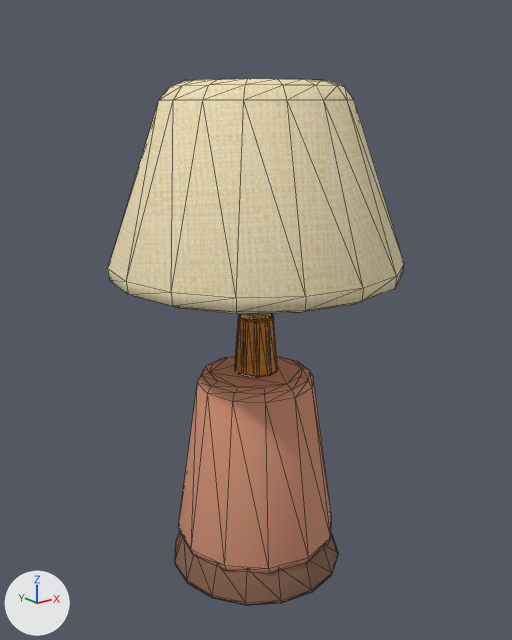
Renders of the glTF model public/models/furniture/table-lamp.glb from each side of a commit.
Rendered twice from a 50 mm lens placed at (-0.413, -0.516, 0.469), pointed at (0.001, 0.001, 0.263). The lights are fixed; the arrows at lower left show +X, +Y and +Z. The older version comes first. Mesh edges are drawn as thin lines. Vertices at exactly the same position are counted once.

The scene before the commit, as lines of its bpy script (objects in view):
```python
me_cone_046 = bpy.data.meshes.new('Cone.046')
me_cone_046.from_pydata(...)  # 404 vertices, 792 faces; spans x -0.138..0.138, y -0.138..0.138, z -0.02..0.464
# faces by material slot: [188, 140, 276, 188]
me_cone_046.materials.append(mat_wood_dark)  # brown #86614d
me_cone_046.materials.append(mat_terracotta)  # beige #d49376
me_cone_046.materials.append(mat_wood_honey_textured)  # picture img_handpainted_honey_oak
me_cone_046.materials.append(mat_linen_textured)  # picture img_handpainted_cream_linen
ob_table_lamp = bpy.data.objects.new('table-lamp', me_cone_046)
ob_table_lamp.location = (0.0, 0.0, 0.02)
```
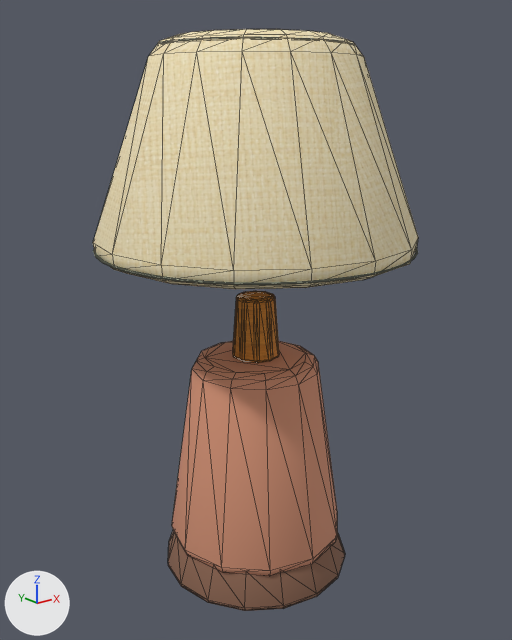
Edits to the scene script, one JSON object a line:
```json
{"op": "add", "block": "mat_tailored_tone_on_tone_stitch", "code": ["mat_tailored_tone_on_tone_stitch = principled_material('tailored-tone-on-tone-stitch')", "mat_tailored_tone_on_tone_stitch.base_color = (0.46, 0.49, 0.34)  # grey #b5ba9e", "mat_tailored_tone_on_tone_stitch.roughness = 0.99"]}
{"block": "me_cone_046", "where": "# used by ob_table_lamp; location = (0.0, 0.0, 0.02)"}
{"op": "remove", "block": "me_cone_046", "code": "me_cone_046.from_pydata(...)  # 404 vertices, 792 faces; spans x -0.138..0.138, y -0.138..0.138, z -0.02..0.464"}
{"op": "add", "block": "me_cone_046", "code": "me_cone_046.from_pydata(...)  # 896 vertices, 1768 faces; spans x -0.15..0.15, y -0.15..0.15, z 0.0..0.52"}
{"block": "me_cone_046", "change": "me_cone_046 part 1: the loose piece of 96 vertices spanning x -0.088..0.088, y -0.088..0.088, z -0.02..0.02 is scaled about its middle by 1.08, then moved by (0.0, 0.0, 0.022)"}
{"block": "me_cone_046", "change": "me_cone_046 part 2: the loose piece of 72 vertices spanning x -0.083..0.083, y -0.083..0.083, z 0.009..0.191 is scaled about its middle by 1.08, then moved by (0.0, 0.0, 0.029)"}
{"block": "me_cone_046", "change": "me_cone_046 part 3: the loose piece of 140 vertices spanning x -0.021..0.021, y -0.022..0.022, z 0.191..0.248 is scaled about its middle by 1.08, then moved by (0.0, 0.0, 0.038)"}
{"block": "me_cone_046", "change": "me_cone_046 part 4: the loose piece of 96 vertices spanning x -0.138..0.138, y -0.138..0.138, z 0.287..0.464 is scaled about its middle by 1.08, then moved by (0.0, 0.0, 0.05)"}
{"block": "me_cone_046", "change": "me_cone_046 part 5: a new loose piece of 246 vertices spanning x -0.15..0.15, y -0.15..0.15, z 0.336..0.339, in mat_tailored_tone_on_tone_stitch (grey #b5ba9e)"}
{"block": "me_cone_046", "change": "me_cone_046 part 6: a new loose piece of 246 vertices spanning x -0.085..0.085, y -0.085..0.085, z 0.511..0.514, in mat_tailored_tone_on_tone_stitch (grey #b5ba9e)"}
{"op": "add", "block": "me_cone_046", "code": "me_cone_046.materials.append(mat_tailored_tone_on_tone_stitch)  # grey #b5ba9e"}
{"op": "set", "path": "ob_table_lamp.location", "old": "(0.0, 0.0, 0.02)", "new": "(0.0, 0.0, 0.0)"}
```

Changed parts and their boxes [x1, y1, x2, y2] in the pictures (512 x 640 px; the box of a moved part takes in the faces that stretch with it):
```json
{"object": "table-lamp", "change": "reshaped, moved", "before": [108, 79, 404, 605], "after": [93, 29, 418, 611], "on screen": "10% wider, 11% taller"}
{"part": 1, "of": "me_cone_046", "change": "moved or reshaped", "before": [175, 532, 338, 605], "after": [168, 531, 345, 611]}
{"part": 2, "of": "me_cone_046", "change": "moved or reshaped", "before": [178, 356, 331, 574], "after": [172, 341, 337, 576]}
{"part": 3, "of": "me_cone_046", "change": "moved or reshaped", "before": [235, 313, 278, 377], "after": [233, 291, 279, 363]}
{"part": 4, "of": "me_cone_046", "change": "moved or reshaped", "before": [108, 79, 404, 314], "after": [93, 29, 418, 289]}
{"part": 5, "of": "me_cone_046", "change": "added", "after": [93, 248, 418, 285]}
{"part": 6, "of": "me_cone_046", "change": "added", "after": [160, 37, 353, 44]}
```
